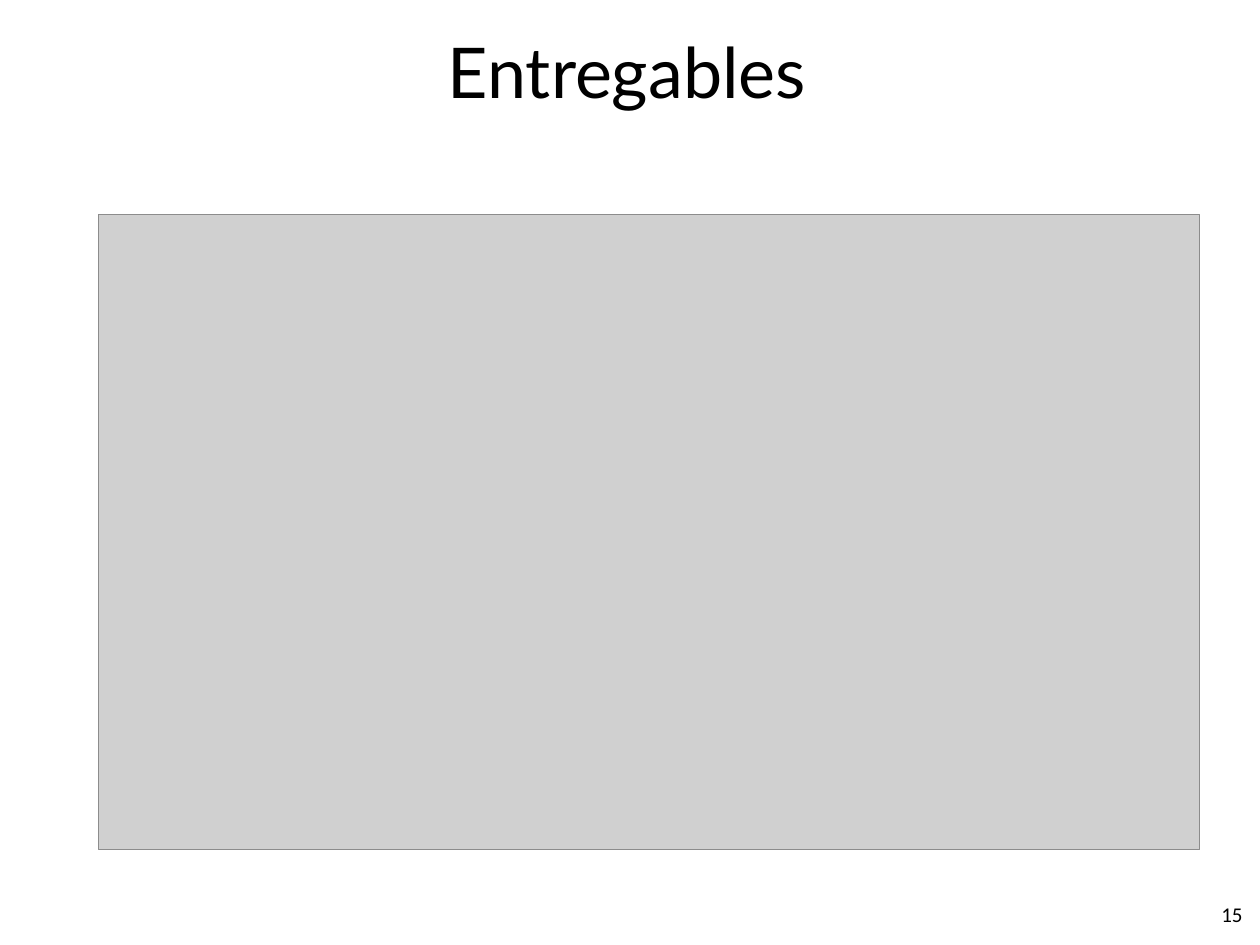
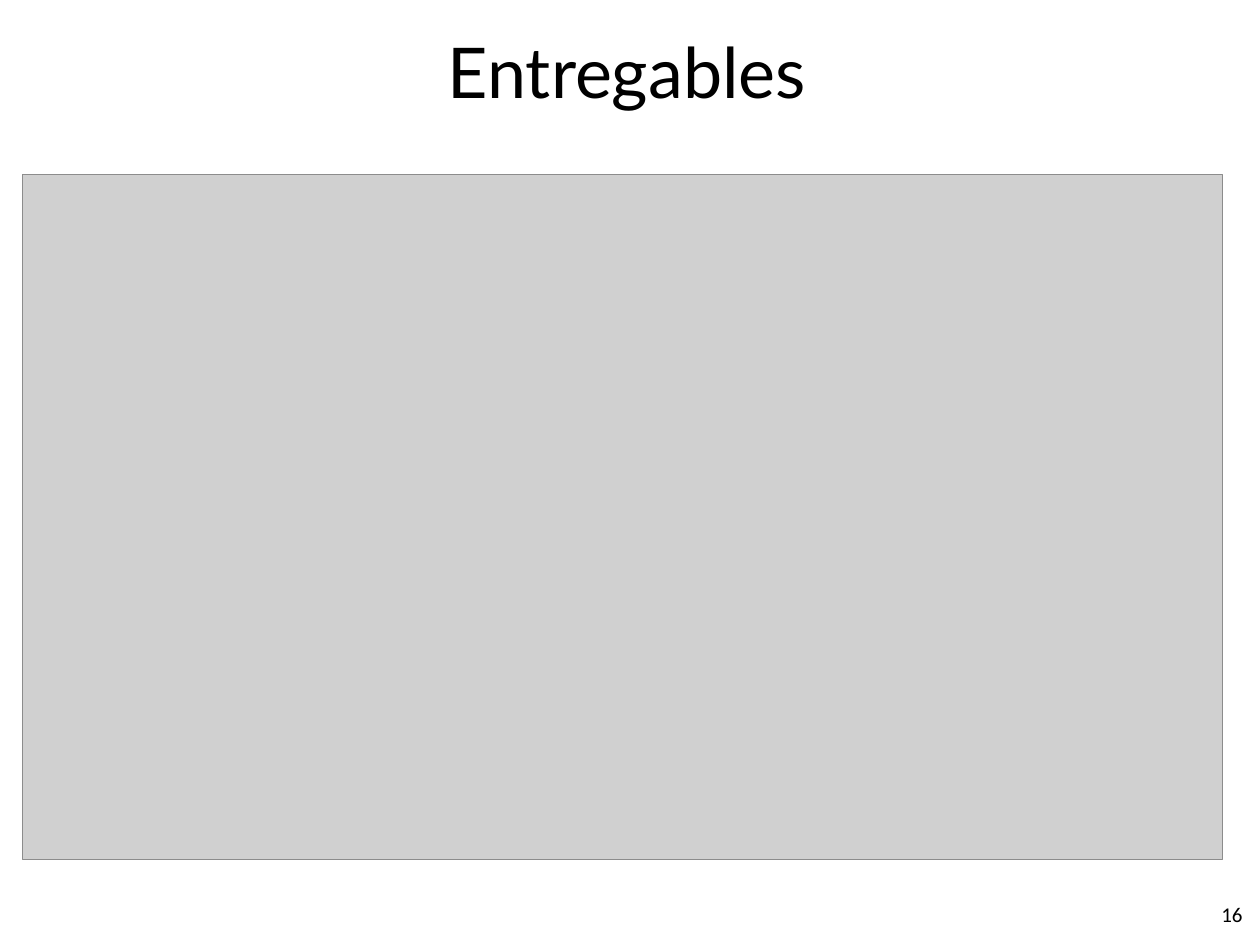
Before and after one commit to estivenLandazury/PDG, a slide deck: slide 16 of A00056992/3-PresentaciónPdG-I.pptx (slide 15 before the commit). Drawn at 1260x945 pixels with LibreOffice and Linux fonts; fonts in the diff are those of the drawing; grey boxes stand for pictures. Boxes give left, top, right and bottom in pixels: in the first picture for what was removed or moved away, otherwise in the second. Text is boxed around its words. In the diff, an @@ line names an element or a change of style, - is before the commit and + after.

```diff
--- a/A00056992/3-PresentaciónPdG-I.pptx
+++ b/A00056992/3-PresentaciónPdG-I.pptx
@@ picture: place and size @@
-picture at bbox=[98, 214, 1200, 849]
+picture at bbox=[23, 175, 1222, 859]
@@ page number at bbox=[1221, 907, 1242, 922]: text changed @@
-15
+16
```
Also in this commit, not shown: 2 other slides changed, 1 slide added.
